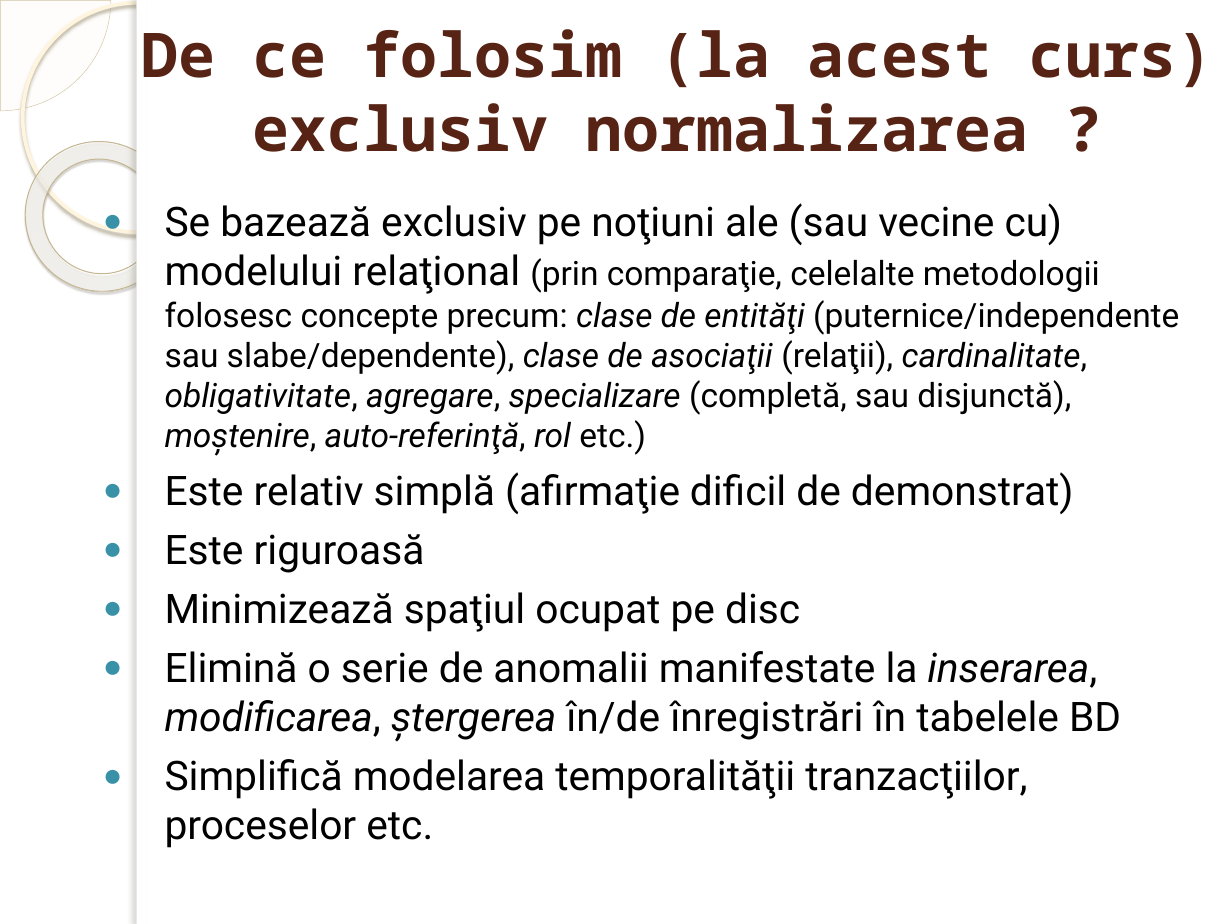
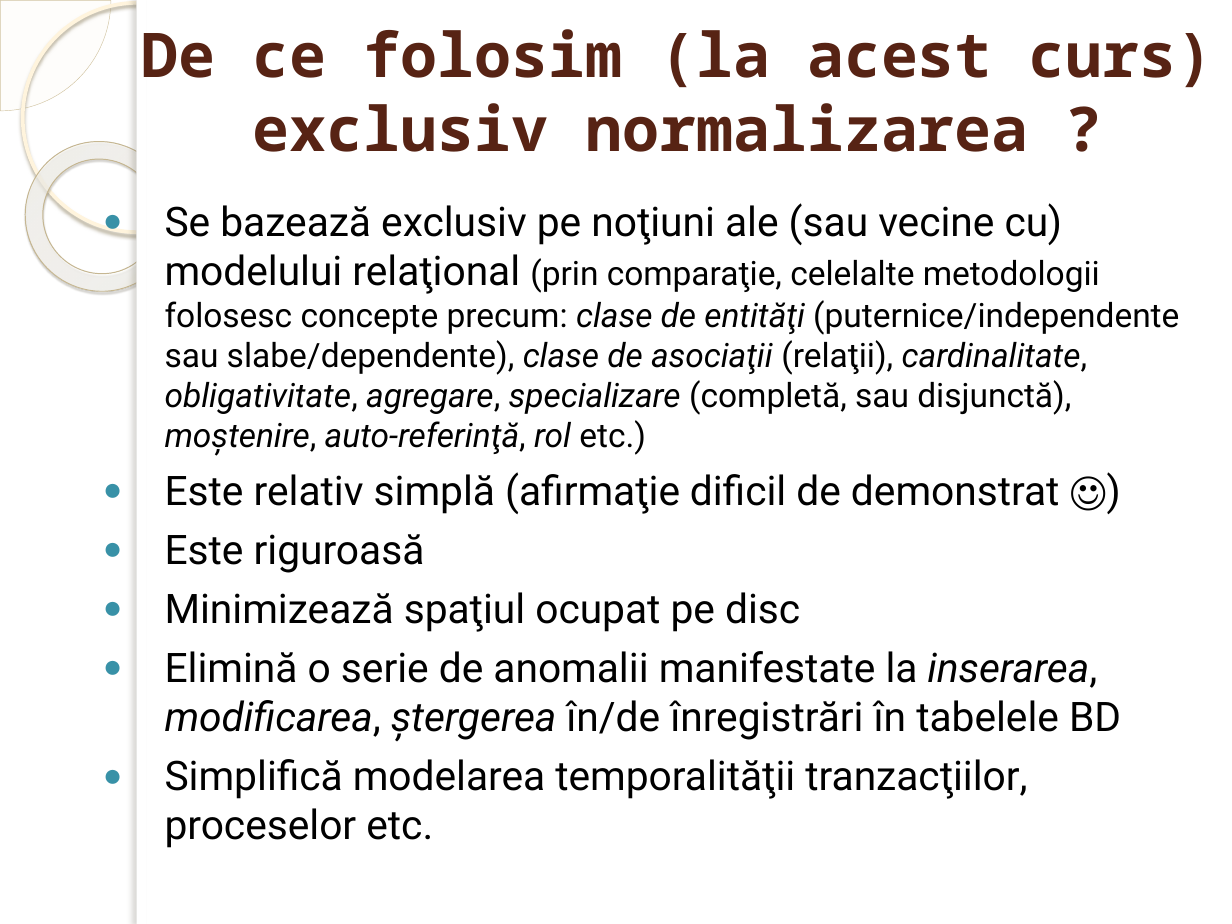
Before and after one commit to marinfotache/Baze-de-date-I, a slide deck: slide 16 of 03_Proiectarea BD prin normalizare/03a_Introducere_in_proiectareaBD.pptx. Drawn at 1232x924 pixels with LibreOffice and Linux fonts; fonts in the diff are those of the drawing; background and template pictures are left out. Boxes give left, top, right and bottom in pixels: in the first picture for what was removed or moved away, otherwise in the second. Text is boxed around its words. In the diff, an @@ line names an element or a change of style, - is before the commit and + after.

```diff
--- a/03_Proiectarea BD prin normalizare/03a_Introducere_in_proiectareaBD.pptx
+++ b/03_Proiectarea BD prin normalizare/03a_Introducere_in_proiectareaBD.pptx
@@ text at <box>165,472,1060,514</box>: text changed @@
-● Este relativ simplă (afirmaţie dificil de demonstrat)
+● Este relativ simplă (afirmaţie dificil de demonstrat ☺)
```
Also in this commit, not shown: 1 other slide changed.
